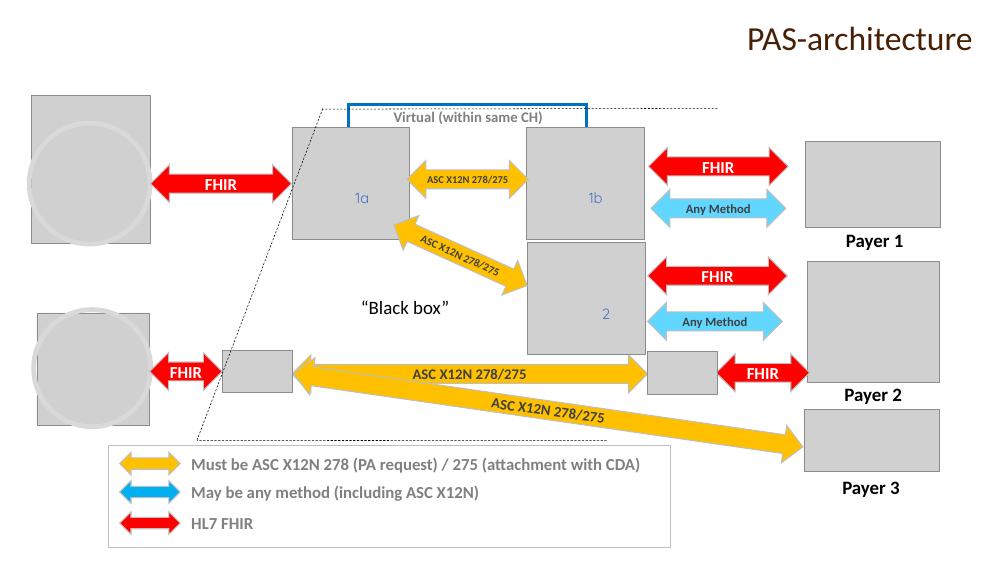
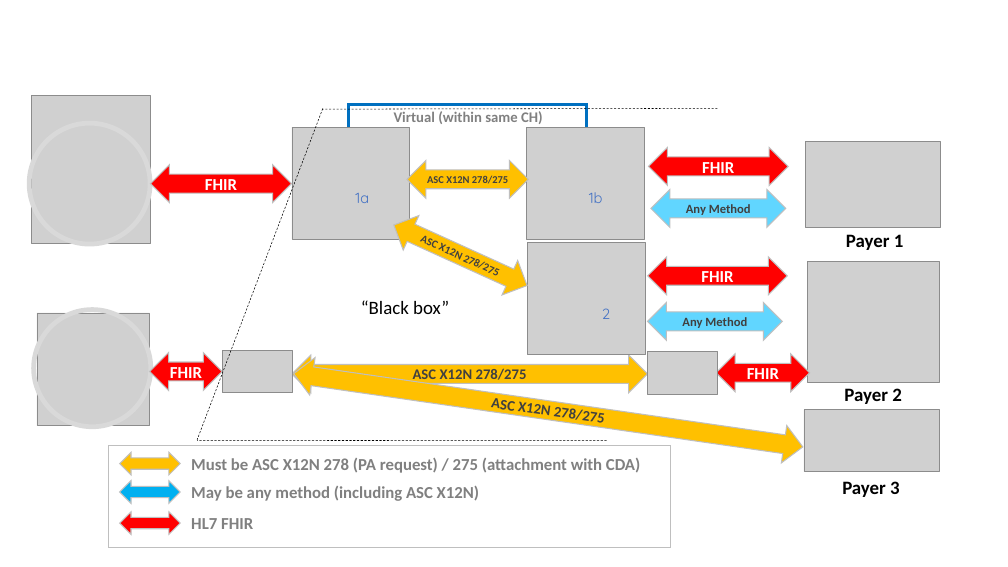
Before and after one commit to HL7/davinci-pas, a slide deck: slide 2 of images-source/drawings.pptx. Drawn at 1008x567 pixels with LibreOffice and Linux fonts; fonts in the diff are those of the drawing; grey boxes stand for pictures. Boxes give left, top, right and bottom in pixels: in the first picture for what was removed or moved away, otherwise in the second. Text is boxed around its words. In the diff, an @@ line names an element or a change of style, - is before the commit and + after.

```diff
--- a/images-source/drawings.pptx
+++ b/images-source/drawings.pptx
@@ text removed at [747,26,972,51] @@
-PAS-architecture
```
Also in this commit, not shown: 2 other slides changed, 13 other files.
